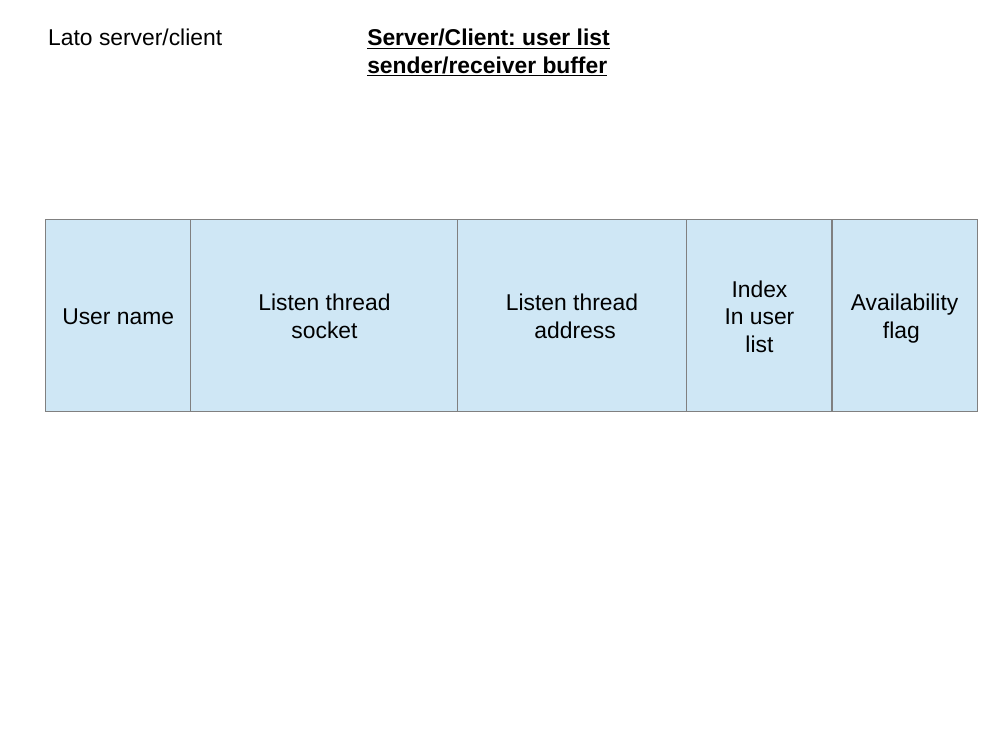
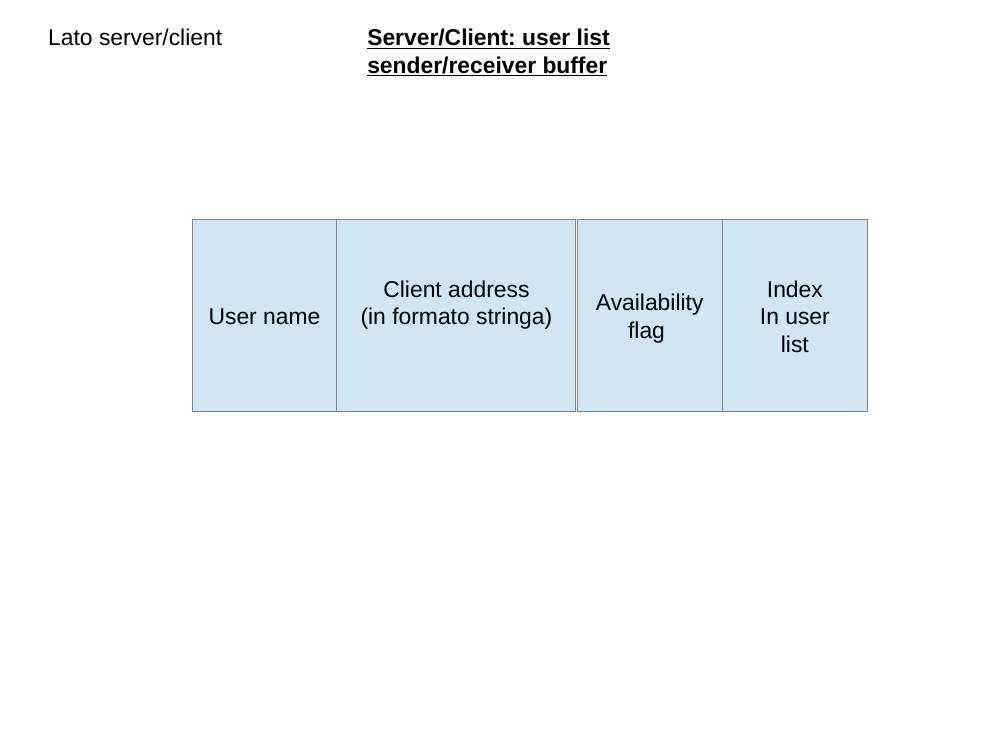
Before and after one commit to polyc/talk-service, a slide deck: slide 11 of SO_projectDiagram.odp. Drawn at 1008x756 pixels with LibreOffice and Linux fonts; fonts in the diff are those of the drawing. Boxes give left, top, right and bottom in pixels: in the first picture for what was removed or moved away, otherwise in the second. Text is boxed around its words. In the diff, an @@ line names an element or a change of style, - is before the commit and + after.

```diff
--- a/SO_projectDiagram.odp
+++ b/SO_projectDiagram.odp
@@ rectangle removed at [191,220,459,412] @@
-Listen thread
-socket
@@ rectangle "User name": place and size @@
-rectangle "User name" at [46,220,191,412]
+rectangle "User name" at [192,220,338,412]
@@ rectangle added at [338,220,576,412], fill #CFE7F5, outline #808080 0 pt, 18 pt, text #000000 @@
+Client address
+(in formato stringa)
@@ rectangle removed at [457,220,687,412] @@
-Listen thread
-address
@@ rectangle "Availability": place and size @@
-rectangle "Availability" at [832,220,978,412]
+rectangle "Availability" at [577,220,723,412]
@@ rectangle "Index": place and size @@
-rectangle "Index" at [687,220,832,412]
+rectangle "Index" at [723,220,868,412]
```
Also in this commit, not shown: 2 other slides changed.
